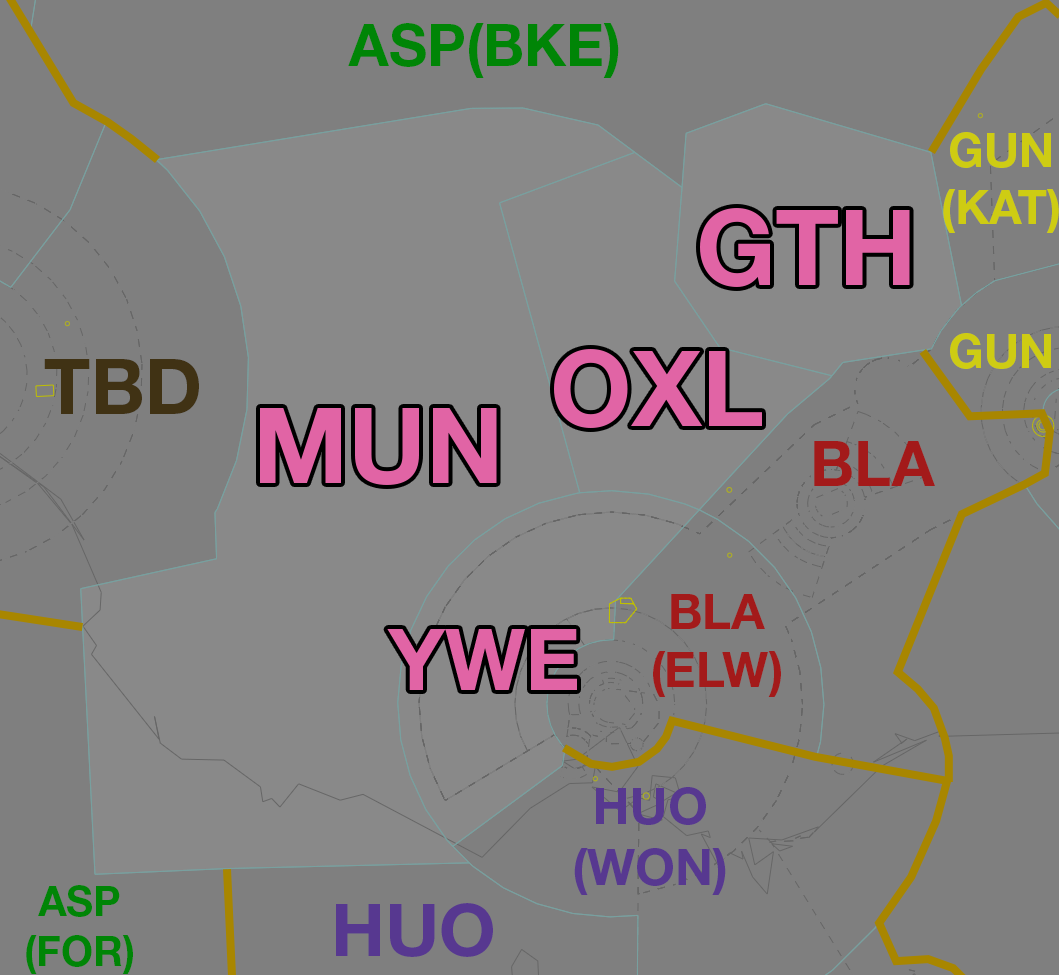
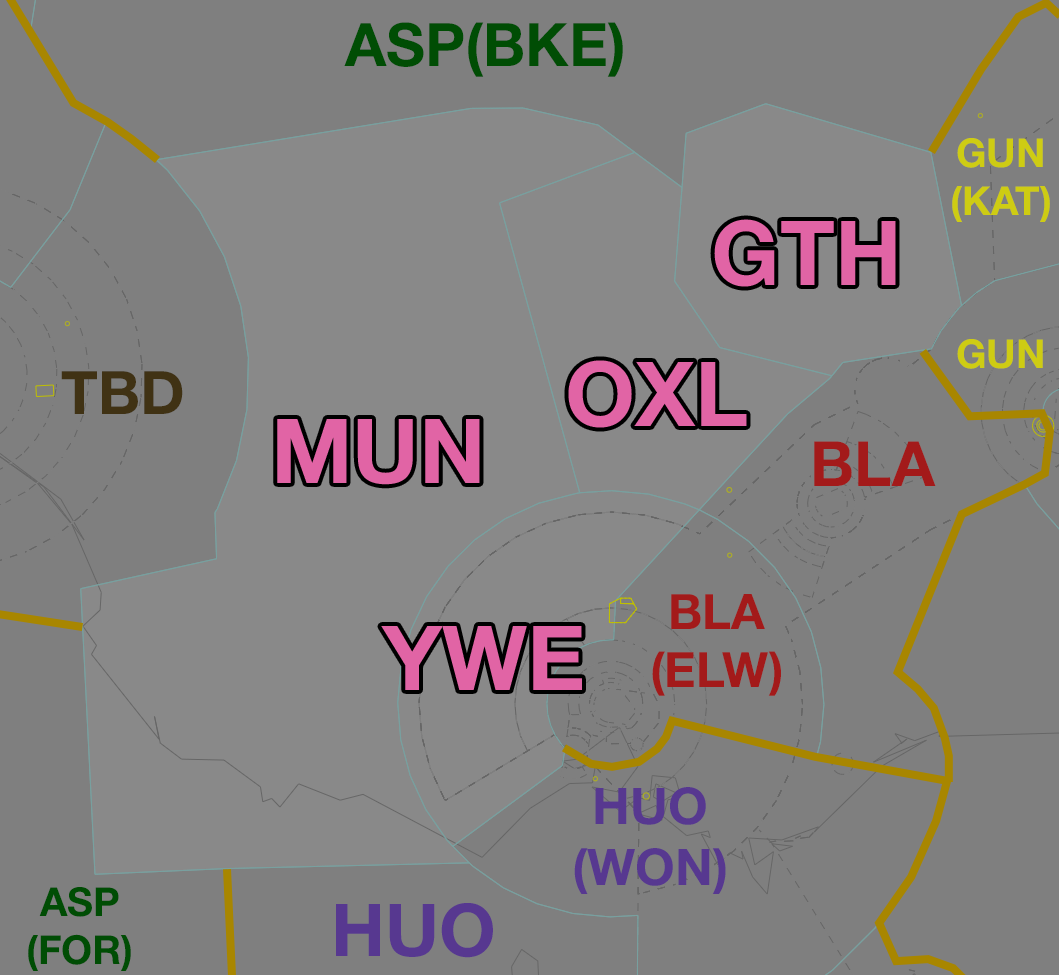
Before/after of a 1059x975 layered artwork. What changed in the layer stack:
painted on "GTH" over (700, 208, 910, 287)
painted on "OXL" over (554, 349, 762, 428)
painted on "MUN" over (260, 408, 497, 485)
painted on "YWE" over (381, 625, 582, 690)
painted on "TBD" over (44, 359, 199, 414)
painted on "ASP (FOR)" over (26, 885, 133, 974)
painted on "ASP(BKE)" over (344, 22, 623, 78)
painted on "BLA" over (814, 441, 936, 486)
painted on "BLA (ELW)" over (652, 594, 781, 697)
painted on "GUN" over (950, 333, 1051, 369)
painted on "GUN (KAT)" over (943, 132, 1059, 233)
painted on "HUO (WON)" over (574, 787, 726, 895)
painted on "HUO" over (347, 903, 493, 958)
painted on "Shape 7" over (951, 132, 1010, 143)